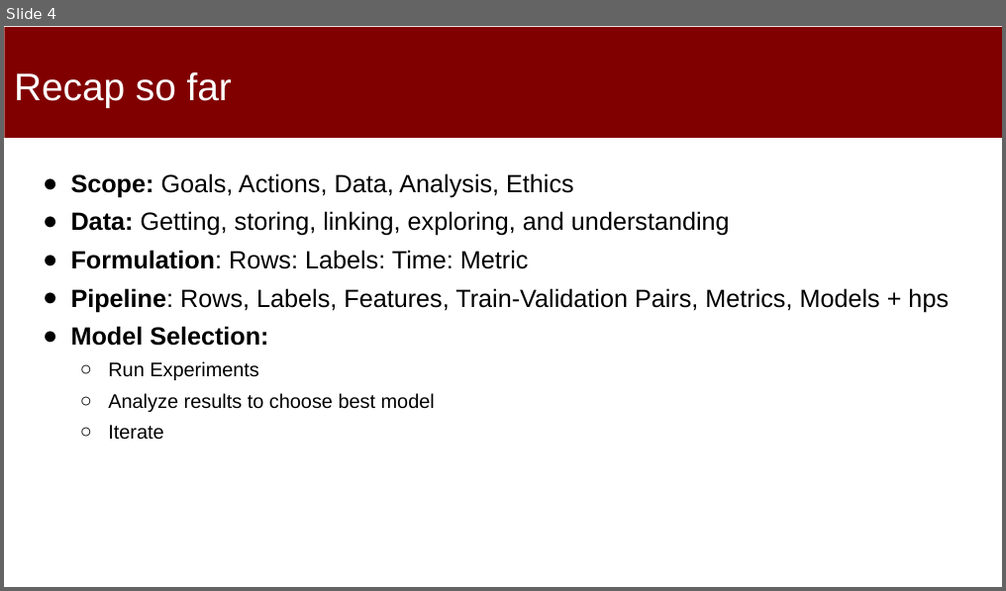
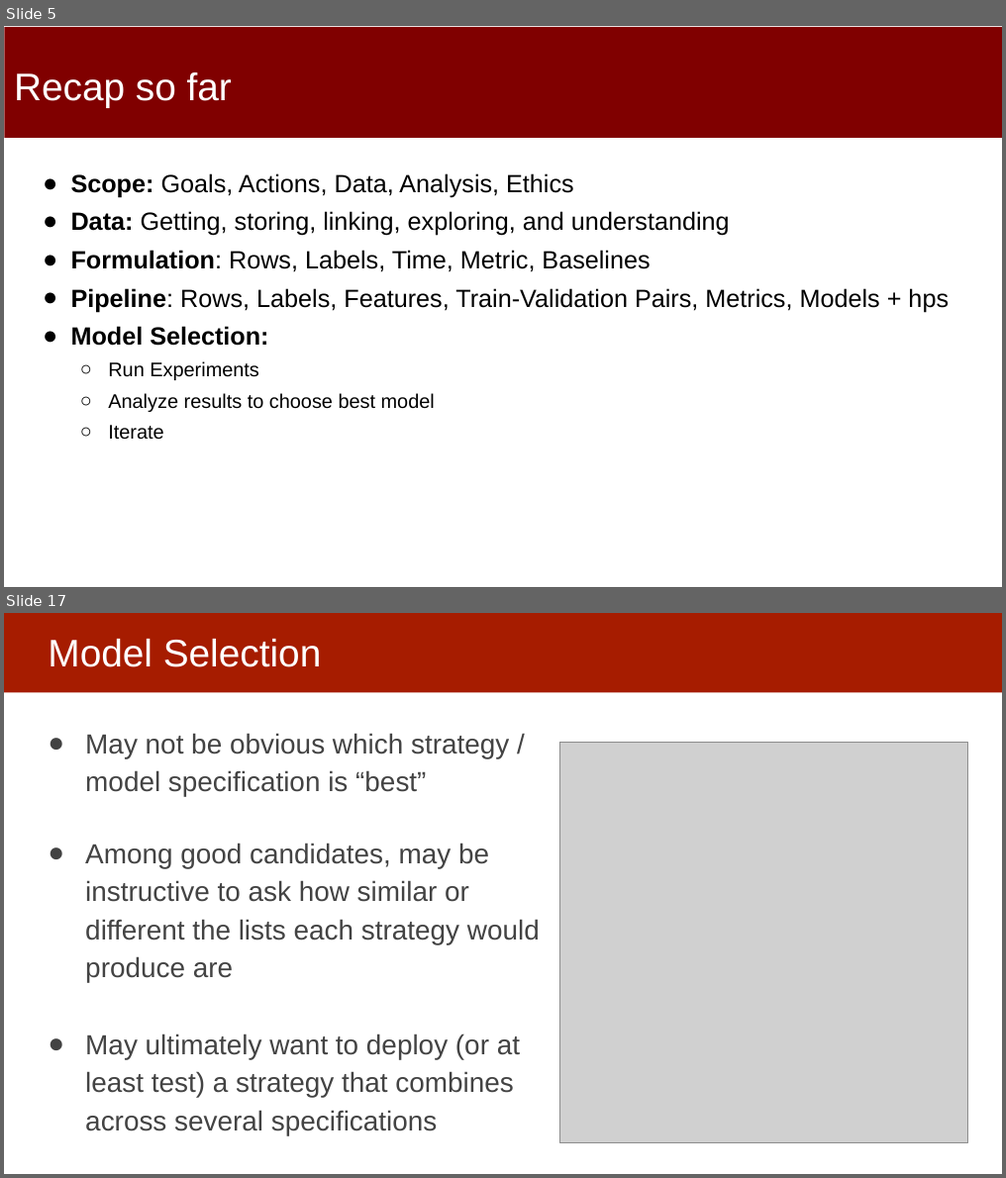
Before and after one commit to dssg/MLinPractice, a slide deck: Lectures/Lecture11-Module1Review.pptx. Shown one above the other, each under a label of ours: slide 4 before the commit, slides 5 and 17 after it; the slides between them are not shown. The pictures are 1006x591 and 1006x1178 pixels, drawn with LibreOffice and Linux fonts; fonts in the diff are those of the drawing; grey boxes stand for pictures. Boxes give left, top, right and bottom in pixels: in the first picture for what was removed or moved away, otherwise in the second. Text is boxed around its words. In the diff, an @@ line names an element or a change of style, - is before the commit and + after.

```diff
--- a/Lectures/Lecture11-Module1Review.pptx
+++ b/Lectures/Lecture11-Module1Review.pptx
@@ slide 17 added at [4, 613, 1002, 1174], background #FFFFFF @@
@@ rectangle added at [4, 613, 1002, 692], fill #A61C00 @@
@@ title added at [48, 639, 322, 667], 37 pt, text #FFFFFF @@
+Model Selection
@@ text added at [85, 733, 540, 1136], 26.7 pt, text #434343 @@
+● May not be obvious which strategy / model specification is “best”
+● Among good candidates, may be instructive to ask how similar or different the lists each strategy would produce are
+● May ultimately want to deploy (or at least test) a strategy that combines across several specifications
@@ picture added at [560, 743, 968, 1143] @@
@@ what was slide 4 is now slide 5 @@
@@ slide 5 changed as well @@
@@ text at [71, 250, 649, 273]: text changed @@
-● Formulation: Rows: Labels: Time: Metric
+● Formulation: Rows, Labels, Time, Metric, Baselines
```
Also in this commit, not shown: 1 other slide changed, 17 other slides added.
